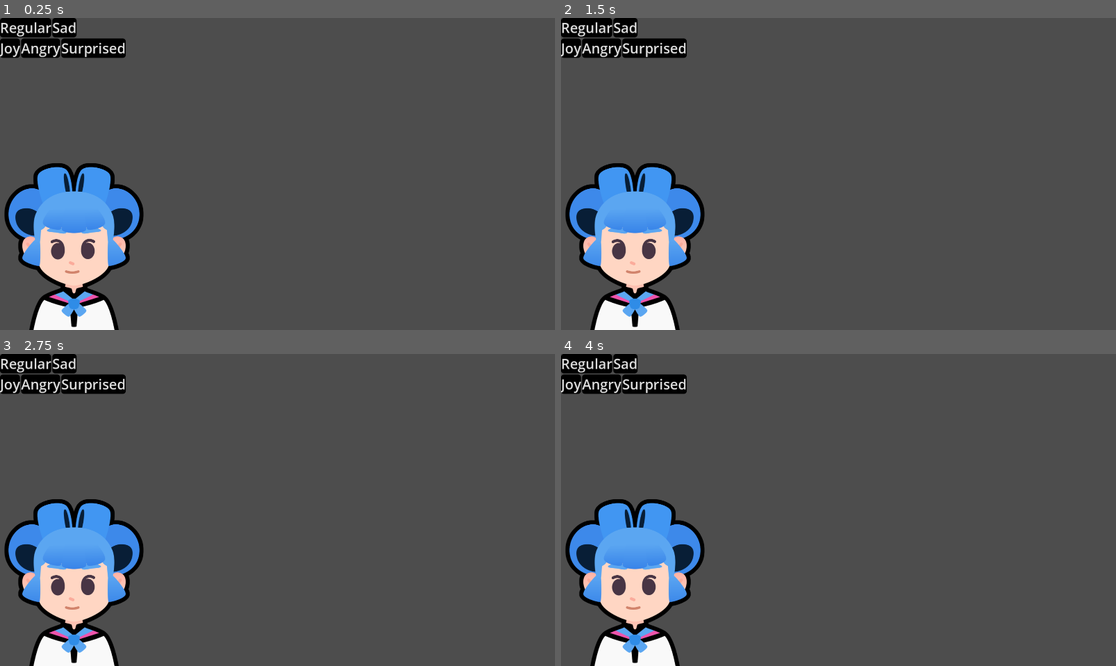
Above: before the commit, frames 1-4 (two rows, left to right).
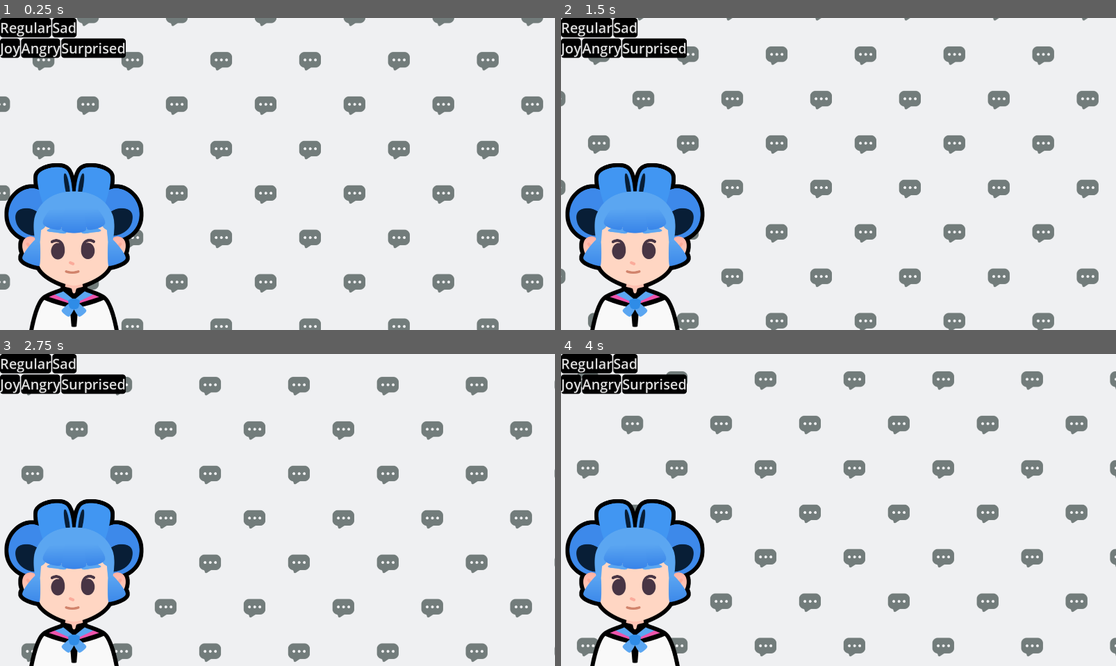
Above: after the commit, the same moments.

Repository: chimoochi/M7-Telling-a-Story
Game: Godot game, scene res://lessons/expressions.tscn
The game is run twice, just before and just after one commit, with the same random seed, the same clock (stepped at 60 frames per second) and the same inputs. This scene is started directly instead of the project's main scene.
Inputs (mouse positions are in pixels of both pictures, inside the frame that each line leads up to):
- Up to frame 1 (0.25 s): no input
- Up to frame 2 (1.5 s): tap Enter at 0.5 s; move the mouse to (960, 158) at 0.52 s; hold D (move_right) 0.53-1.28 s; tap Z at 0.6, 1.35 s; click (960, 158) at 0.67 s; tap Space at 0.77 s; move the mouse to (727, 189) at 1.27 s; hold S (move_down) from 1.28 s (still down)
- Up to frame 3 (2.75 s): tap Space at 1.52 s; move the mouse to (333, 441) at 2.02 s; release S (move_down) at 2.03 s; hold D (move_right) from 2.03 s (still down); tap Z at 2.1 s
- Up to frame 4 (4 s): move the mouse to (810, 572) at 2.77 s; release D (move_right) at 2.78 s; hold W (move_up) 2.78-3.53 s; tap Z at 2.85, 3.6 s; click (810, 572) at 2.92 s; tap Space at 3.02, 3.77 s; move the mouse to (1005, 556) at 3.52 s; hold A (move_left) from 3.53 s (still down)

The runs differ from the first frame. In frame 1, 89% of the frame differs, in the area x 0-100%, y 0-100%; in frame 2, 89%; in frame 3, 89%; in frame 4, 89%.

Commit message:
add git ignore

Diff:
--- a/M07.telling_a_story_workbook/lessons/expressions.tscn
+++ b/M07.telling_a_story_workbook/lessons/expressions.tscn
@@ -23,7 +23,6 @@
 theme = ExtResource("1_offqj")
 
 [node name="Background" type="ColorRect" parent="."]
-visible = false
 material = SubResource("ShaderMaterial_6cfwb")
 layout_mode = 1
 anchors_preset = 15
@@ -62,6 +61,7 @@
 layout_mode = 0
 offset_right = 649.0
 offset_bottom = 321.0
+metadata/_edit_group_ = true
 
 [node name="HBoxContainer" type="HBoxContainer" parent="VBoxContainer"]
 layout_mode = 2
Not shown, added: .gitignore
Not shown, added: M07.telling_a_story_workbook/gitignore
